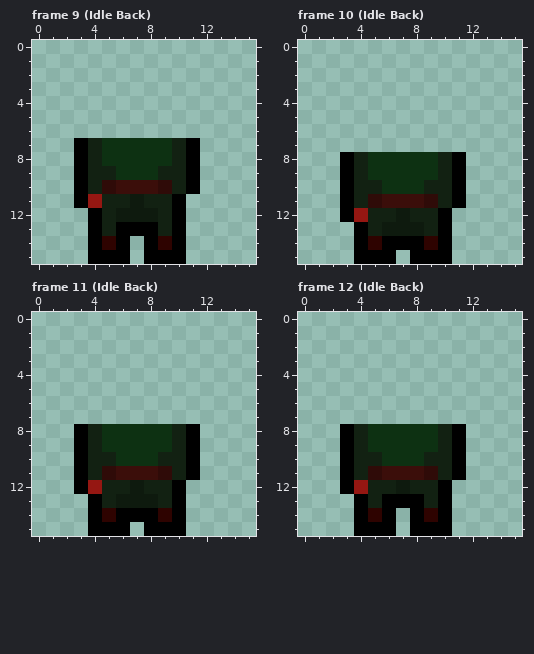
Edited in one commit: pixel-art file (assets/aseprite/klas2.aseprite). The picture above was drawn from the file before the commit.
16x16 pixels, 42 frames. Colours within 5 levels of each other are drawn and written as one. Shown: frame 9 (Idle Back), frame 10 (Idle Back), frame 11 (Idle Back), frame 12 (Idle Back). The commit also changed other frames, which this record leaves out.
Now the later version:
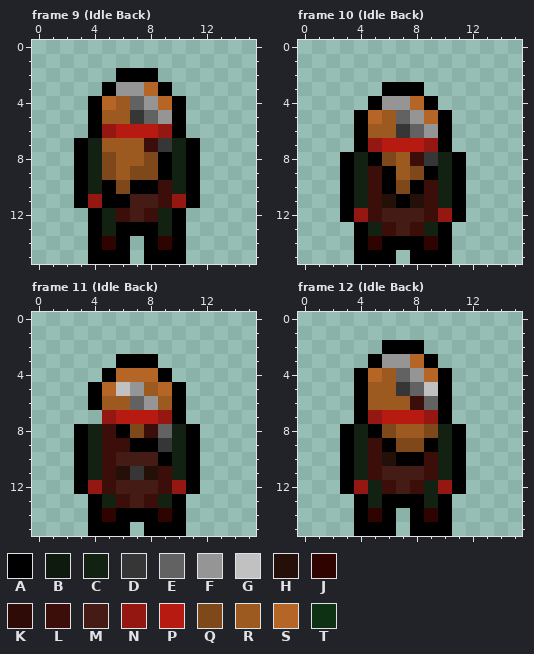
Palette (. is transparent): A #000000  B #0e1a0e  C #122112  D #363636  E #626262  F #959595  G #c1c1c1  H #240f09  J #2e0300  K #2f0b08  L #3b0e0a  M #441b15  N #951712  P #b61a11  Q #7e481a  R #9d5a20  S #b56626  T #0d3112
Changes in this commit:
layer "head" now shown
layer "backpack" now shown
layer "hair" now shown
layer "item-in-backpack" now shown
layer "scarf" now shown
layer "hand-right" now shown
layer "glove-right" now shown
Changed rows in their new state; - is an unchanged pixel.
Frame 9 (Idle Back):
first column x 4:
 2 --AAA---
 3 -AFFSA--
 4 ASREFSA-
 5 ARRDEFA-
 6 ANPPPNA-
 7 -RRRLD--
 8 -QRRQA--
 9 -QRQQA--
10 -AQAAL--
11 -AAMMLNA
12 --LML---
Frame 10 (Idle Back):
first column x 4:
 3 --AAA---
 4 -AFFSA--
 5 ASREFSA-
 6 ARRDEFA-
 7 ANPPPNA-
 8 -AQRLD--
 9 -LARQA--
10 -LAQAL--
11 -LHAHL--
12 -LMMMLNA
13 --LML---
Frame 11 (Idle Back):
first column x 4:
 3 --AAA---
 4 -ASSSA--
 5 ASGFRSA-
 6 ARREFRA-
 7 -NPPPNA-
 8 -LAQLE--
 9 -LLAAD--
10 -LMMMA--
11 -LHDHL--
12 -LMMMLNA
13 --LML---
Frame 12 (Idle Back):
first column x 4:
 2 --AAA---
 3 -AFFSA--
 4 ASREFSA-
 5 ARRDEGA-
 6 ARRRLEA-
 7 ANPPPNA-
 8 -AQRRQ--
 9 -LAQQA--
10 -LHAAL--
11 -LMMML--
12 --LML-NA
Pixel boxes of the changes (left, top, right, bottom) in both pictures:
changed: (88, 68, 200, 222)
changed: (354, 82, 466, 236)
changed: (88, 354, 200, 508)
changed: (354, 340, 466, 494)
